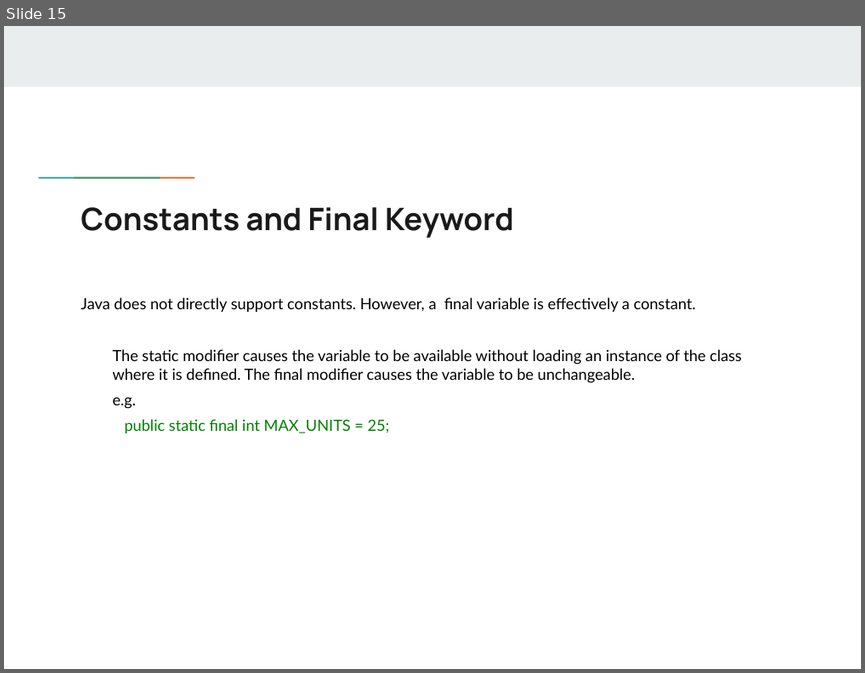
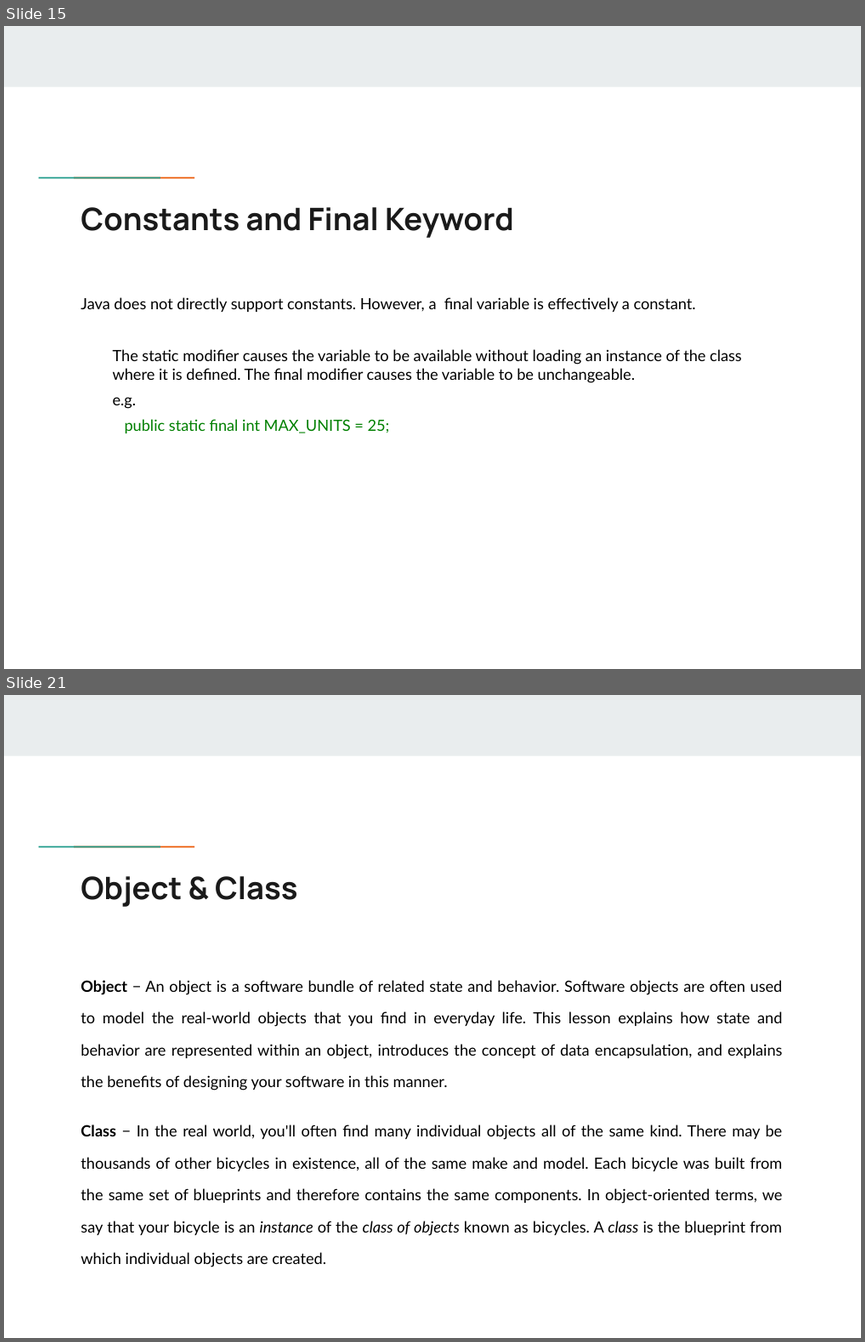
Before and after one commit to flyworker/java-workshop, a slide deck: JavaSE.pptx. Shown one above the other, each under a label of ours: slide 15 before the commit, slides 15 and 21 after it; the slides between them are not shown. The pictures are 865x673 and 865x1342 pixels, drawn with LibreOffice and Linux fonts; fonts in the diff are those of the drawing; background and template pictures are left out. Boxes give left, top, right and bottom in pixels: in the first picture for what was removed or moved away, otherwise in the second. Text is boxed around its words. In the diff, an @@ line names an element or a change of style, - is before the commit and + after.

Commit message:
ppt

```diff
--- a/JavaSE.pptx
+++ b/JavaSE.pptx
@@ slide 21 added at (x1=4, y1=695, x2=861, y2=1338), background #FFFFFF; not listed: 3 template elements that a slide beside it also shows @@
@@ title added at (x1=80, y1=876, x2=297, y2=907), 26 pt, text #1A1A1A, bold @@
+Object & Class
@@ text added at (x1=80, y1=980, x2=783, y2=1236), 13 pt, text #000000 @@
+Object − An object is a software bundle of related state and behavior. Software objects are often used to model the real-world objects that you find in everyday life. This lesson explains how state and behavior are represented within an object, introduces the concept of data encapsulation, and explains the benefits of designing your software in this manner.
+Class − In the real world, you'll often find many individual objects all of the same kind. There may be thousands of other bicycles in existence, all of the same make and model. Each bicycle was built from the same set of blueprints and therefore contains the same components. In object-oriented terms, we say that your bicycle is an instance of the class of objects known as bicycles. A class is the blueprint from which individual objects are created.
```
Also in this commit, not shown: 9 other slides added.
